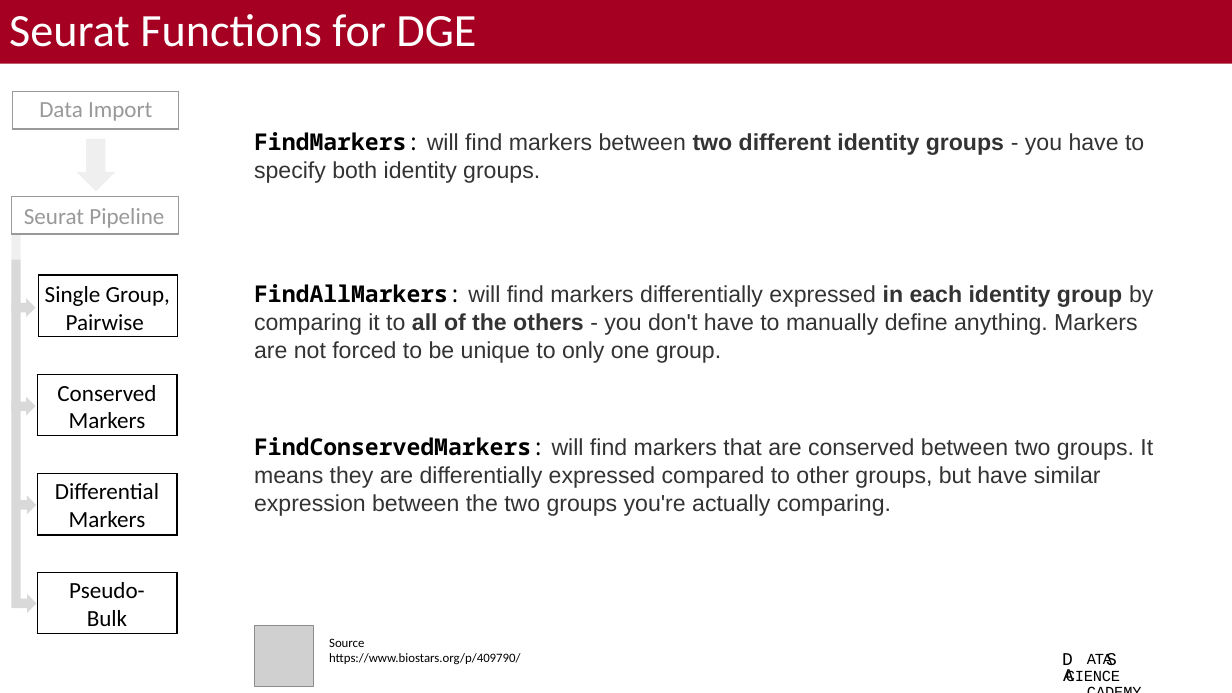
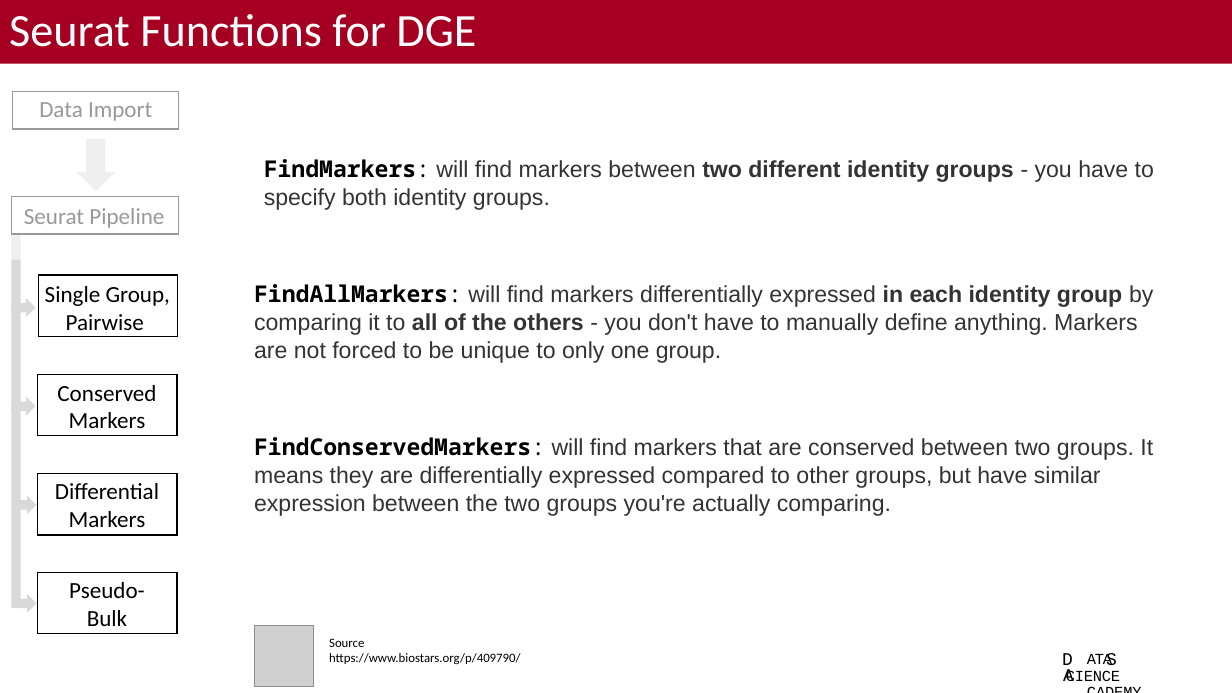
Before and after one commit to bacorli2/scrna_workshop, a slide deck: slide 10 of M5_Seurat_DGE_and_Exploratory/M5_Seurat_DGE_Exploratory.pptx. Drawn at 1232x693 pixels with LibreOffice and Linux fonts; fonts in the diff are those of the drawing; grey boxes stand for pictures; background and template pictures are left out. Boxes give left, top, right and bottom in pixels: in the first picture for what was removed or moved away, otherwise in the second. Text is boxed around its words. In the diff, an @@ line names an element or a change of style, - is before the commit and + after.

```diff
--- a/M5_Seurat_DGE_and_Exploratory/M5_Seurat_DGE_Exploratory.pptx
+++ b/M5_Seurat_DGE_and_Exploratory/M5_Seurat_DGE_Exploratory.pptx
@@ text "FindMarkers: will find markers between ..." moved from (x1=254, y1=132, x2=1144, y2=183) to (x1=264, y1=159, x2=1154, y2=210) @@
```
Also in this commit, not shown: 1 other slide changed, 2 other files.
